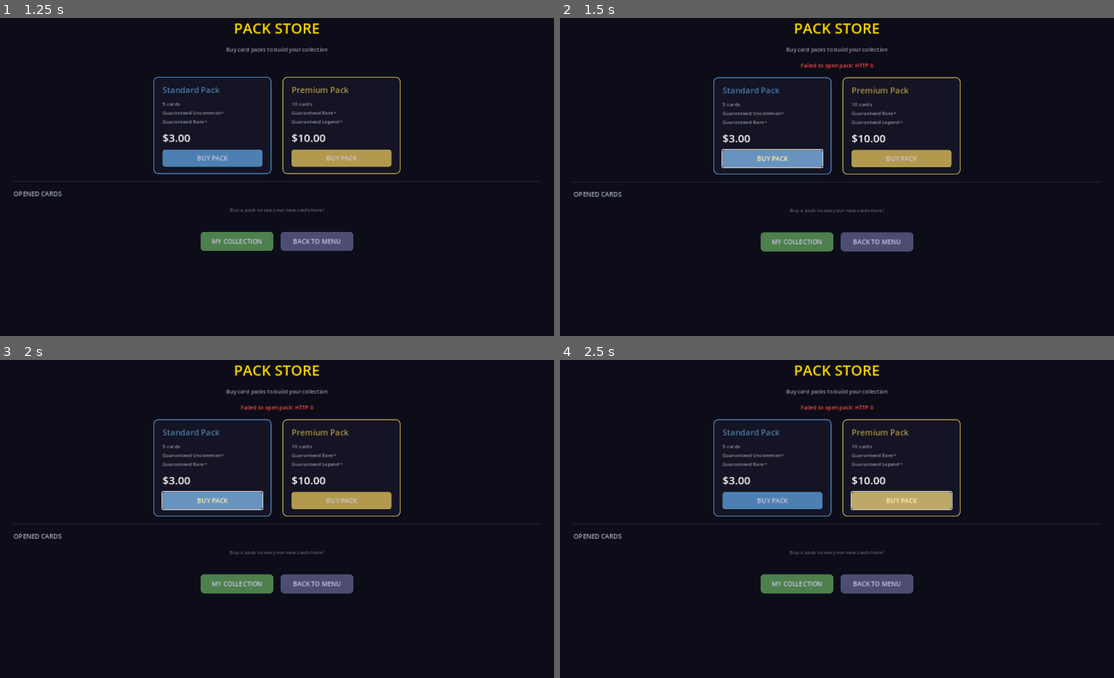
Above: before the commit, frames 1-4 (two rows, left to right).
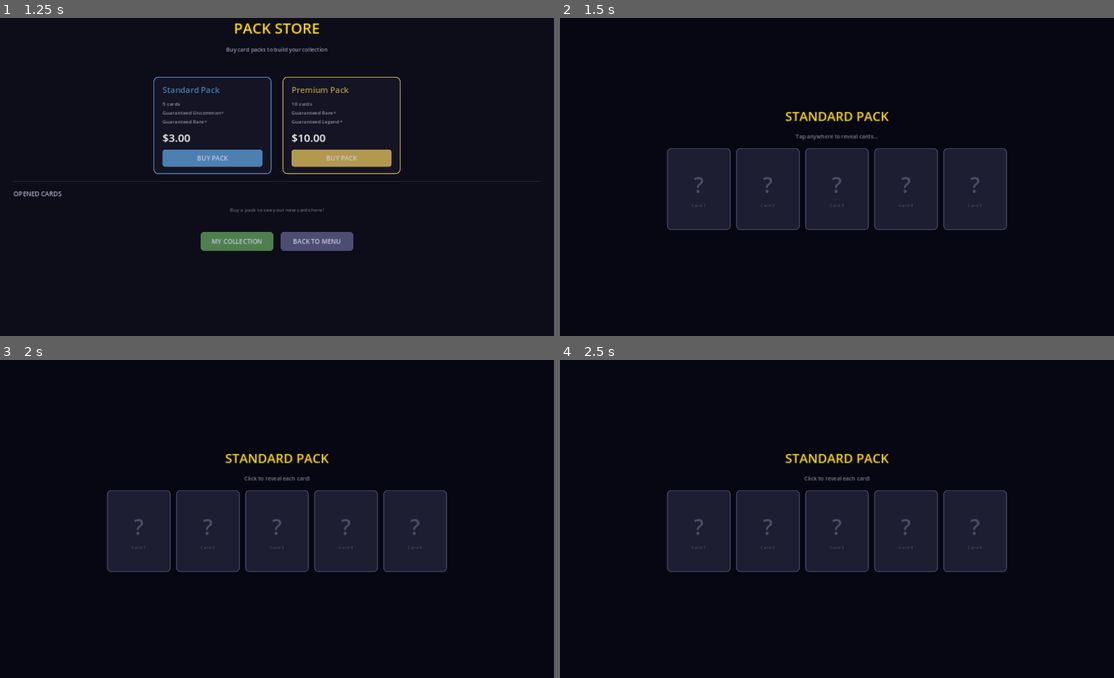
Above: after the commit, the same moments.

Repository: look-itsaxiom/summoners-grid
Game: Godot game, scene res://scenes/menu.tscn
Two runs of this game, one before a commit and one after it. Both use one fixed random seed, a clock stepped at 60 frames per second and the inputs below.
Inputs (mouse positions are in pixels of both pictures, inside the frame that each line leads up to):
- Up to frame 1 (1.25 s): click "Pack Store" at 0.5 s
- Up to frame 2 (1.5 s): click "BUY PACK" at 1.25 s
- Up to frame 3 (2 s): no input
- Up to frame 4 (2.5 s): click (903, 499) at 2 s, where only the run before the commit has a clickable "BUY PACK"

Frame 1 is identical in both runs. In frame 2, 18% of the frame differs, in the area x 2-98%, y 1-74%; in frame 3, 18%; in frame 4, 18%.

Commit message:
feat: local pack generation + platform options doc
Pack store now generates cards locally (no server needed):
- Randomized species, rarity, and procedural card names
- Rarity guarantees on last slots (rare+ and uncommon+)
- Works offline — ready for Steam distribution

PLATFORM_OPTIONS.md evaluates 4 approaches:
A) Steam + self-hosted (fastest)
B) Self-sovereign (full control)
C) Hybrid: Steam first, blockchain later (RECOMMENDED)
D) Immutable (blocked on Hub access)

Recommendation: Launch on Steam with in-game currency, add
blockchain/NFT features post-launch.

Co-Authored-By: Claude Opus 4.6 (1M context) <noreply@anthropic.com>

Diff:
--- a/godot/scripts/ui/pack_store.gd
+++ b/godot/scripts/ui/pack_store.gd
@@ -185,21 +185,82 @@
 	_status_label.text = "Opening pack..."
 	_status_label.add_theme_color_override("font_color", Color(0.8, 0.8, 0.5))
 
-	var result: Dictionary = await _api.open_pack(pack_type)
+	# Generate cards locally (offline mode — no server needed)
+	var pack_size: int = 10 if pack_type == "premium" else 5
+	var cards: Array = _generate_local_pack(pack_size)
+
+	var result := {
+		"success": true,
+		"packType": pack_type,
+		"packSize": pack_size,
+		"cards": cards,
+	}
 
 	_is_opening = false
-
-	if not result.get("success", false):
-		_status_label.text = "Failed to open pack: %s" % result.get("error", "Unknown error")
-		_status_label.add_theme_color_override("font_color", Color(1.0, 0.3, 0.3))
-		return
 
 	# Transition to the pack opening ceremony
 	var opening_scene = load("res://scenes/pack_opening.tscn")
 	var opening = opening_scene.instantiate()
 	opening.pack_data = result
 	get_tree().root.add_child(opening)
-	queue_free()  # Remove pack store
+	queue_free()
+
+
+## Generate a pack of cards locally using randomized species + rarity.
+func _generate_local_pack(pack_size: int) -> Array:
+	var species_list := ["gignen", "fae", "stoneheart", "wilderling", "angar", "demar", "creptilis"]
+	var rarities := ["common", "common", "common", "uncommon", "uncommon", "rare", "rare", "legend", "myth"]
+	var name_prefixes := ["Shadow", "Iron", "Crystal", "Storm", "Ember", "Frost", "Dawn", "Dusk", "Stone", "Wild",
+		"Crimson", "Azure", "Golden", "Silver", "Dark", "Light", "Ancient", "Swift", "Brave", "Fierce"]
+	var name_suffixes := ["blade", "heart", "fang", "claw", "shield", "strike", "spirit", "soul", "wing", "scale",
+		"horn", "thorn", "fire", "frost", "stone", "song", "dance", "storm", "guard", "walker"]
+
+	var cards: Array = []
+	for i in range(pack_size):
+		var sp: String = species_list[randi() % species_list.size()]
+		var rarity: String
+
+		# Guarantee rarity for last slots
+		if i == pack_size - 1:
+			# Last card: rare+
+			var roll := randf()
+			if roll < 0.7: rarity = "rare"
+			elif roll < 0.92: rarity = "legend"
+			else: rarity = "myth"
+		elif i == pack_size - 2:
+			# Second to last: uncommon+
+			var roll := randf()
+			if roll < 0.6: rarity = "uncommon"
+			elif roll < 0.85: rarity = "rare"
+			elif roll < 0.97: rarity = "legend"
+			else: rarity = "myth"
+		else:
+			# Normal slot
+			var roll := randf()
+			if roll < 0.5: rarity = "common"
+			elif roll < 0.75: rarity = "uncommon"
+			elif roll < 0.9: rarity = "rare"
+			elif roll < 0.97: rarity = "legend"
+			else: rarity = "myth"
+
+		var card_name := "%s%s" % [
+			name_prefixes[randi() % name_prefixes.size()],
+			name_suffixes[randi() % name_suffixes.size()],
+		]
+
+		# Generate a fake DNA hex string
+		var dna := ""
+		for _j in range(32):
+			dna += "0123456789abcdef"[randi() % 16]
+
+		cards.append({
+			"name": card_name,
+			"species": sp,
+			"rarity": rarity,
+			"dna": dna,
+		})
+
+	return cards
 
 
 func _add_nav_button(parent: HBoxContainer, text: String, color: Color, callback: Callable) -> void:
Not shown, added: docs/PLATFORM_OPTIONS.md
